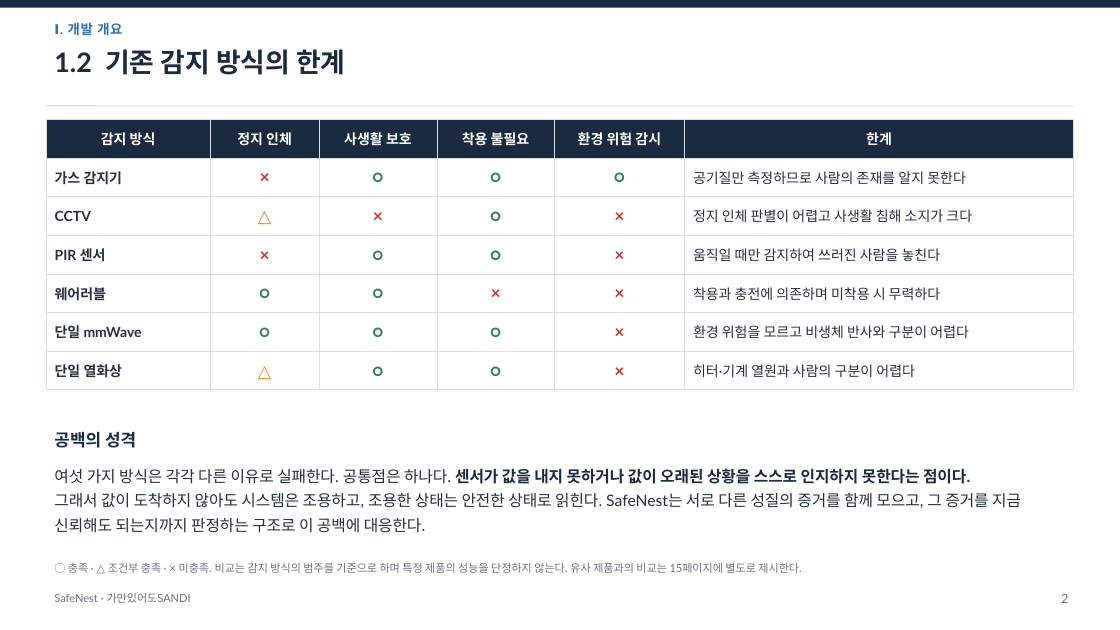
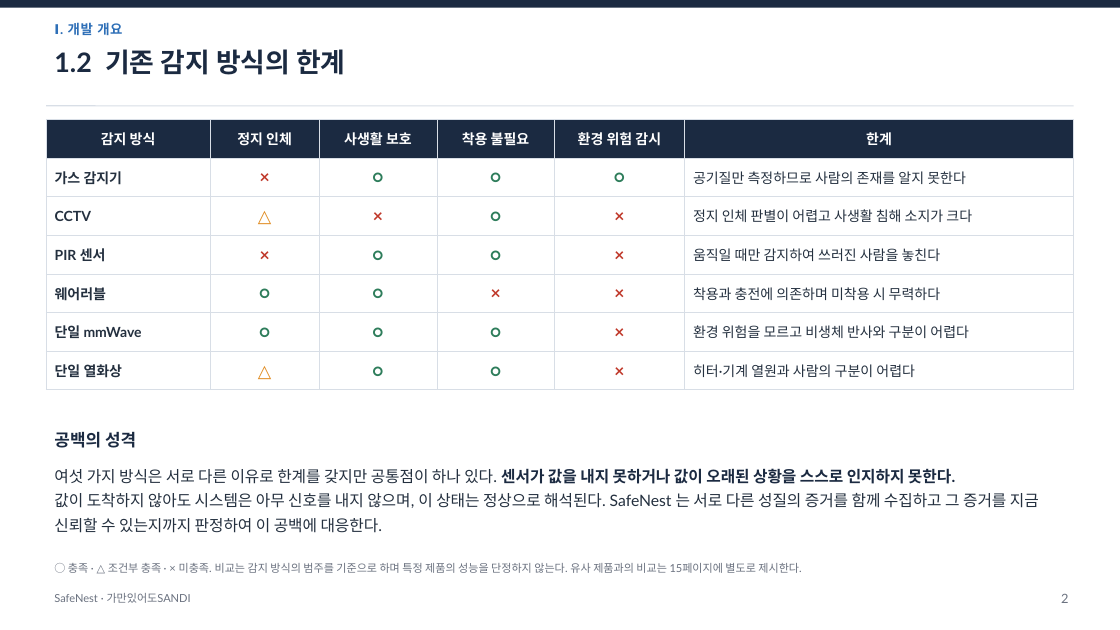
Before and after one commit to jinsu1011/safenest-embedded-competition, a slide deck: slide 3 of final-report/2026ESWContest_자유공모_가만있어도SANDI_개발완료보고서.pptx. Drawn at 1120x630 pixels with LibreOffice and Linux fonts; fonts in the diff are those of the drawing. Boxes give left, top, right and bottom in pixels: in the first picture for what was removed or moved away, otherwise in the second. Text is boxed around its words. In the diff, an @@ line names an element or a change of style, - is before the commit and + after.

```diff
--- a/final-report/2026ESWContest_자유공모_가만있어도SANDI_개발완료보고서.pptx
+++ b/final-report/2026ESWContest_자유공모_가만있어도SANDI_개발완료보고서.pptx
@@ text at [54, 468, 1039, 533]: text changed @@
-여섯 가지 방식은 각각 다른 이유로 실패한다. 공통점은 하나다. 센서가 값을 내지 못하거나 값이 오래된 상황을 스스로 인지하지 못한다는 점이다.
-그래서 값이 도착하지 않아도 시스템은 조용하고, 조용한 상태는 안전한 상태로 읽힌다. SafeNest는 서로 다른 성질의 증거를 함께 모으고, 그 증거를 지금 신뢰해도 되는지까지 판정하는 구조로 이 공백에 대응한다.
+여섯 가지 방식은 서로 다른 이유로 한계를 갖지만 공통점이 하나 있다. 센서가 값을 내지 못하거나 값이 오래된 상황을 스스로 인지하지 못한다.
+값이 도착하지 않아도 시스템은 아무 신호를 내지 않으며, 이 상태는 정상으로 해석된다. SafeNest 는 서로 다른 성질의 증거를 함께 수집하고 그 증거를 지금 신뢰할 수 있는지까지 판정하여 이 공백에 대응한다.
```
Also in this commit, not shown: 19 other slides changed, 28 other files.
